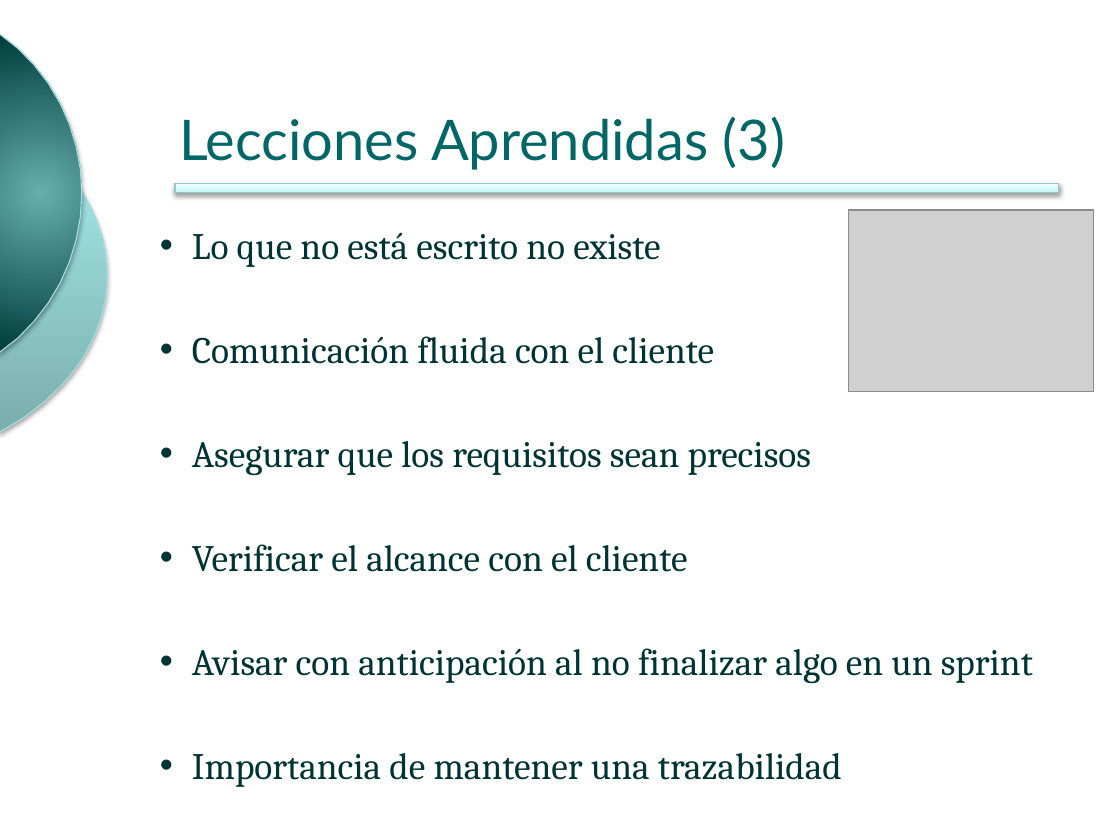
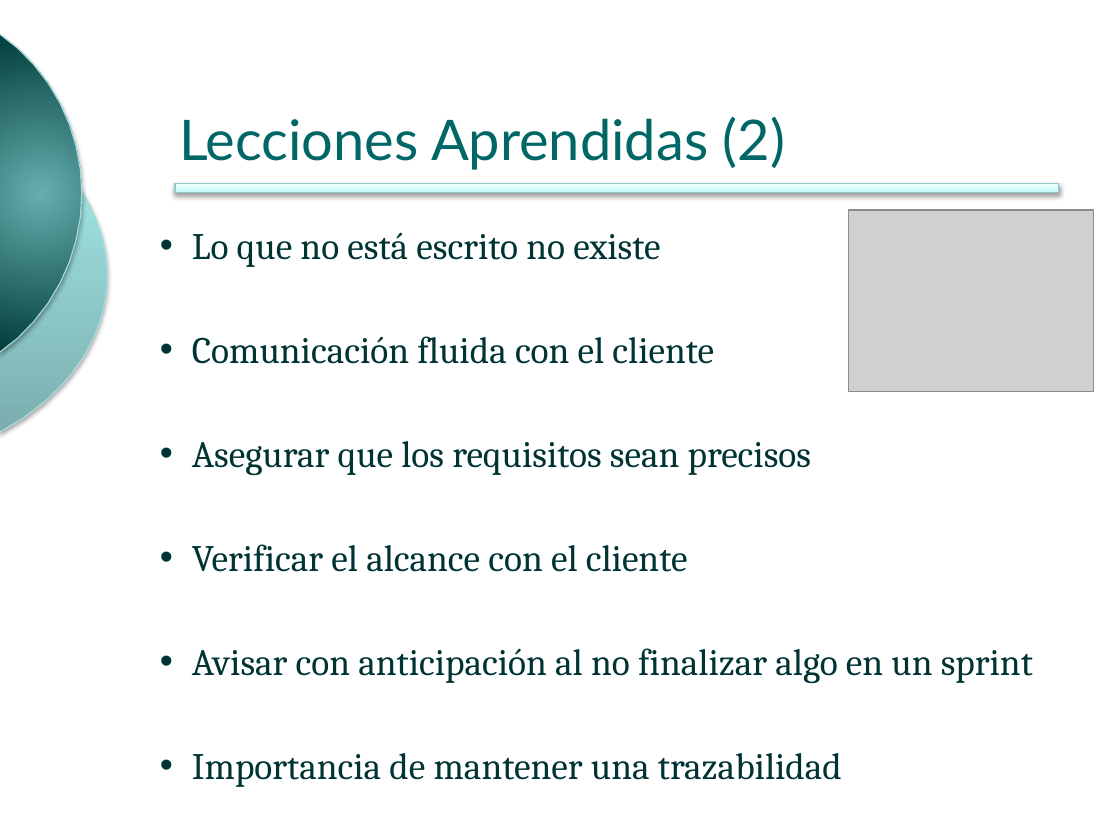
Before and after one commit to ingevy/taller-desarrollo-proyectos-ii-2do-2010, a slide deck: slide 13 of presentations/presentacionFinal.pptx (slide 17 before the commit). Drawn at 1120x840 pixels with LibreOffice and Linux fonts; fonts in the diff are those of the drawing; grey boxes stand for pictures; background and template pictures are left out. Boxes give left, top, right and bottom in pixels: in the first picture for what was removed or moved away, otherwise in the second. Text is boxed around its words. In the diff, an @@ line names an element or a change of style, - is before the commit and + after.

```diff
--- a/presentations/presentacionFinal.pptx
+++ b/presentations/presentacionFinal.pptx
@@ title at bbox=[179, 116, 785, 170]: text changed @@
-Lecciones Aprendidas (3)
+Lecciones Aprendidas (2)
```
Also in this commit, not shown: 6 other slides changed, 4 slides removed, 3 other files.
